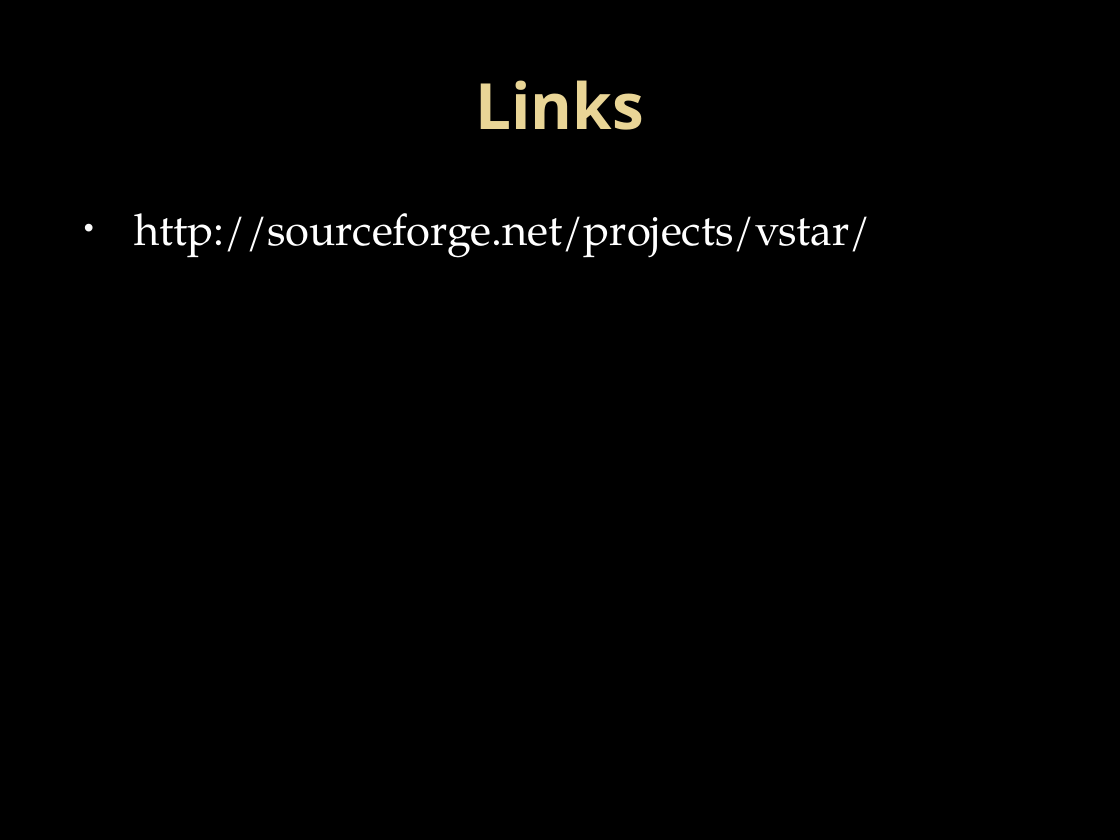
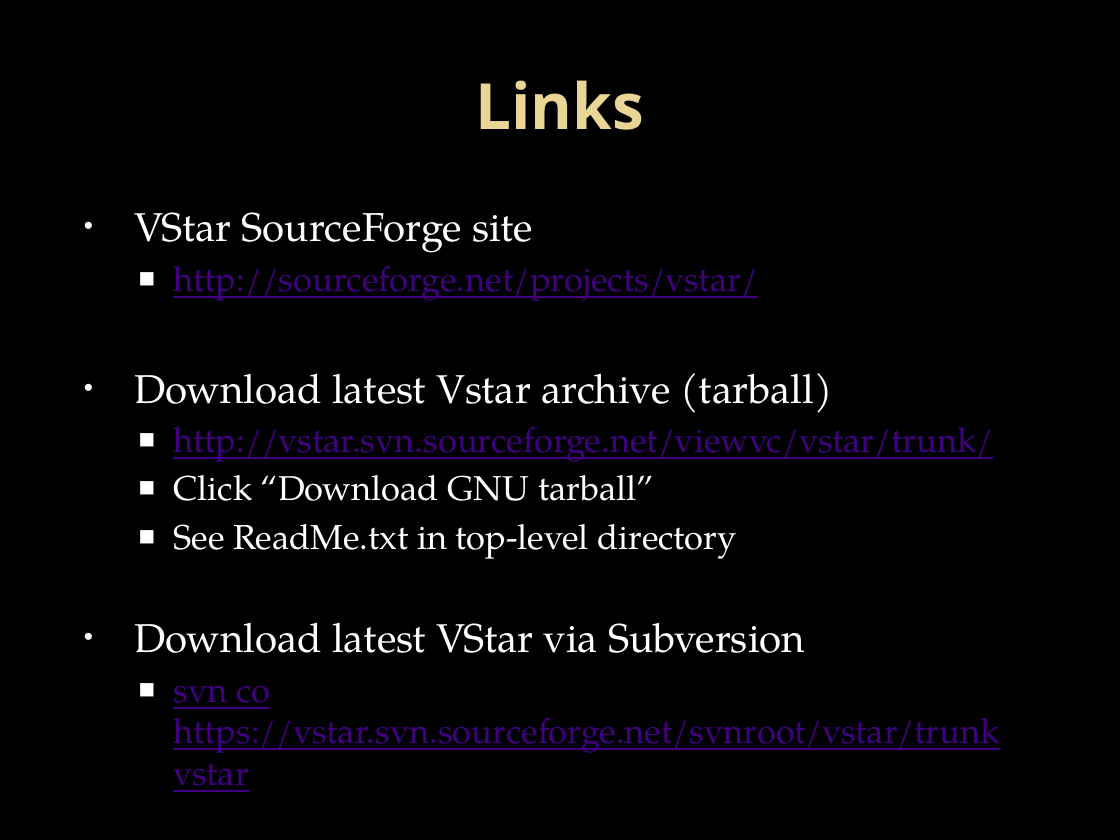
Before and after one commit to AAVSO/VStar, a slide deck: slide 5 of trunk/doc/IntroToVStar.pptx. Drawn at 1120x840 pixels with LibreOffice and Linux fonts; fonts in the diff are those of the drawing; background and template pictures are left out. Boxes give left, top, right and bottom in pixels: in the first picture for what was removed or moved away, otherwise in the second. Text is boxed around its words. In the diff, an @@ line names an element or a change of style, - is before the commit and + after.

Commit message:
Improved upon initial slides, included more links, added a Who? slide

```diff
--- a/trunk/doc/IntroToVStar.pptx
+++ b/trunk/doc/IntroToVStar.pptx
@@ text at [134,212,533,253]: paragraph added @@
+• VStar SourceForge site
@@ text at [173,266,757,301]: size 28 to 22.2 pt, text colour #FFFFFF to #410082, underline on in "http://sourceforge.net/projects/vstar/"; bullet • to ■; list level 1 to 2 in "http://sourceforge.net/projects/vstar/"; bullet colour #F9F9F9 to #FFFFFF @@
@@ text at [134,373,999,792]: paragraphs added @@
+• Download latest Vstar archive (tarball)
+  ■ http://vstar.svn.sourceforge.net/viewvc/vstar/trunk/
+  ■ Click “Download GNU tarball”
+  ■ See ReadMe.txt in top-level directory
+• Download latest VStar via Subversion
+  ■ svn co https://vstar.svn.sourceforge.net/svnroot/vstar/trunk vstar
```
Also in this commit, not shown: 3 other slides changed, 1 slide added, 1 slide removed, 1 other file.
